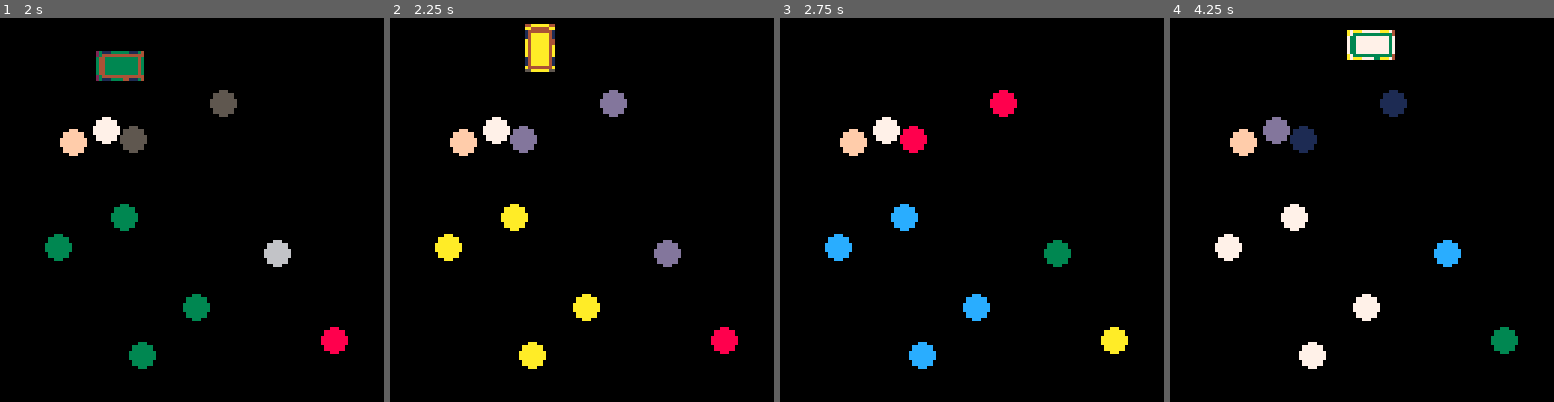
Above: before the commit, frames 1-4 (left to right).
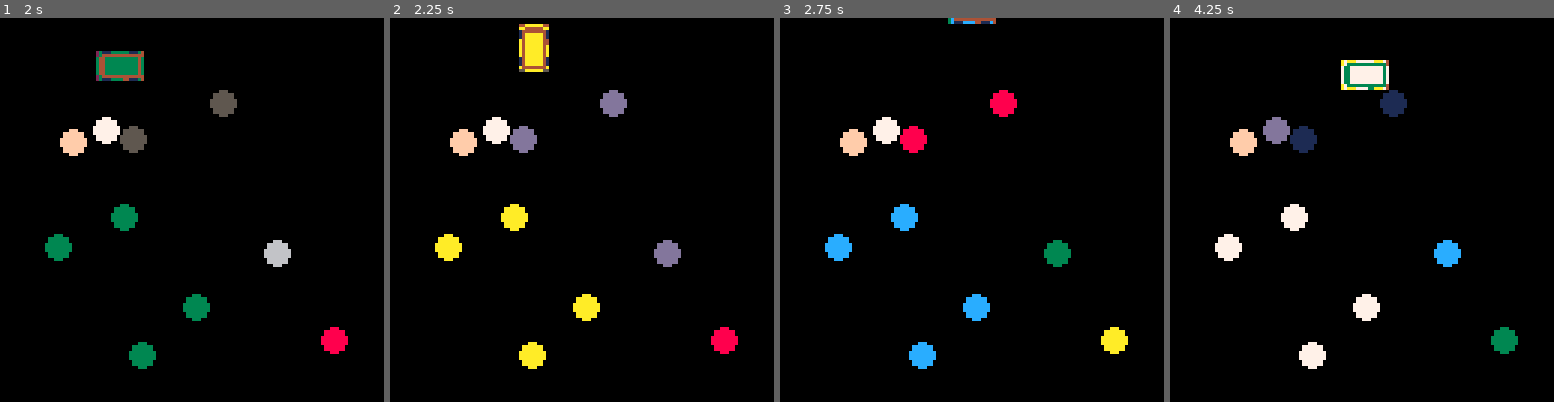
Above: after the commit, the same moments.

Repository: LIONisaQT/PICO-8
Game: PICO-8 cartridge bus.p8
The game is run twice, just before and just after one commit, with the same random seed, the same clock (stepped at 60 frames per second) and the same inputs.
Inputs:
- Up to frame 1 (2 s): hold Right from 1.6 s (still down)
- Up to frame 2 (2.25 s): release Right at 2.1 s; hold Up from 2.15 s (still down)
- Up to frame 3 (2.75 s): release Up at 2.42 s; hold Right from 2.47 s (still down)
- Up to frame 4 (4.25 s): release Right at 3.03 s; hold Left 3.08-3.58 s; hold Down 3.63-3.97 s; hold Right from 4.02 s (still down)

Frame 1 is identical in both runs. In frame 2, 0.7% of the frame differs, in the area x 33-43%, y 1-15%; in frame 3, 0.2%; in frame 4, 2.0%, in the area x 44-59%, y 3-19%.

Commit message:
Edited bus friction and removed extra draw_bus call

Diff:
--- a/bus.p8
+++ b/bus.p8
@@ -30,34 +30,37 @@
 end
 
 function control_bus()
- btnpress=false
+ btnpressx=false
+ btnpressy=false
  -- left
  if(btn(0)) then
   bus.xvel=-speed
   bus.spr=5
-  btnpress=true
+  btnpressx=true
  end
  -- right
  if(btn(1)) then
   bus.xvel=speed
   bus.spr=7
-  btnpress=true
+  btnpressx=true
  end
  -- up
  if(btn(2)) then
   bus.yvel=-speed
   bus.spr=1
-  btnpress=true
+  btnpressy=true
  end
  -- down
  if(btn(3)) then
   bus.yvel=speed
   bus.spr=3
-  btnpress=true
+  btnpressy=true
  end
  -- friction
- if not(btnpress) then
+ if not(btnpressx) then
   bus.xvel=bus.xvel/1.75
+ end
+ if not(btnpressy) then
   bus.yvel=bus.yvel/1.75
  end
  -- bus goes zoom-zoom
@@ -88,7 +91,6 @@
 
 function _draw()
  cls()
- draw_bus()
  foreach(kids,draw_kids)
  draw_bus()
 end
Not shown, added: .gitignore
